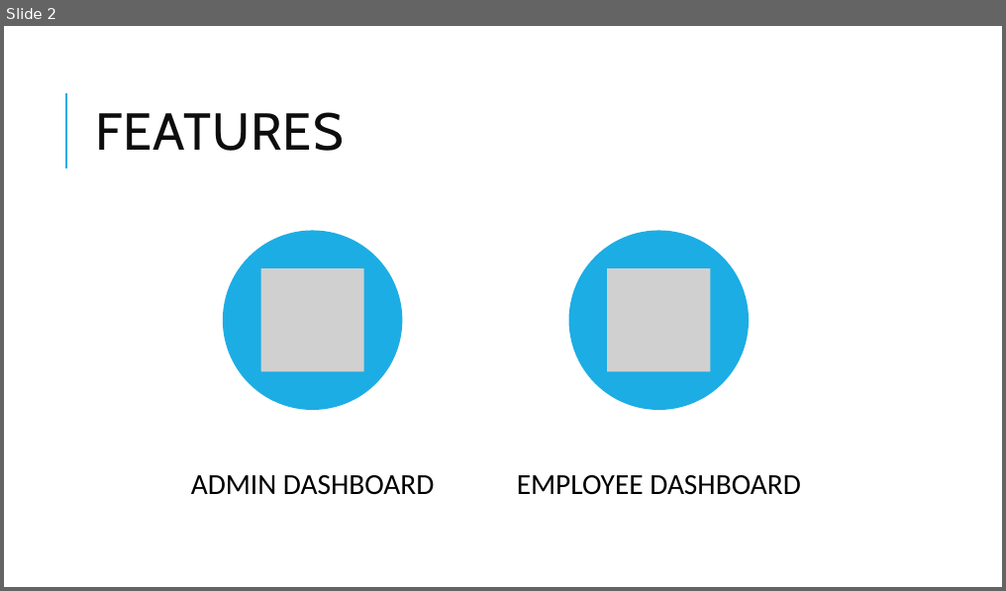
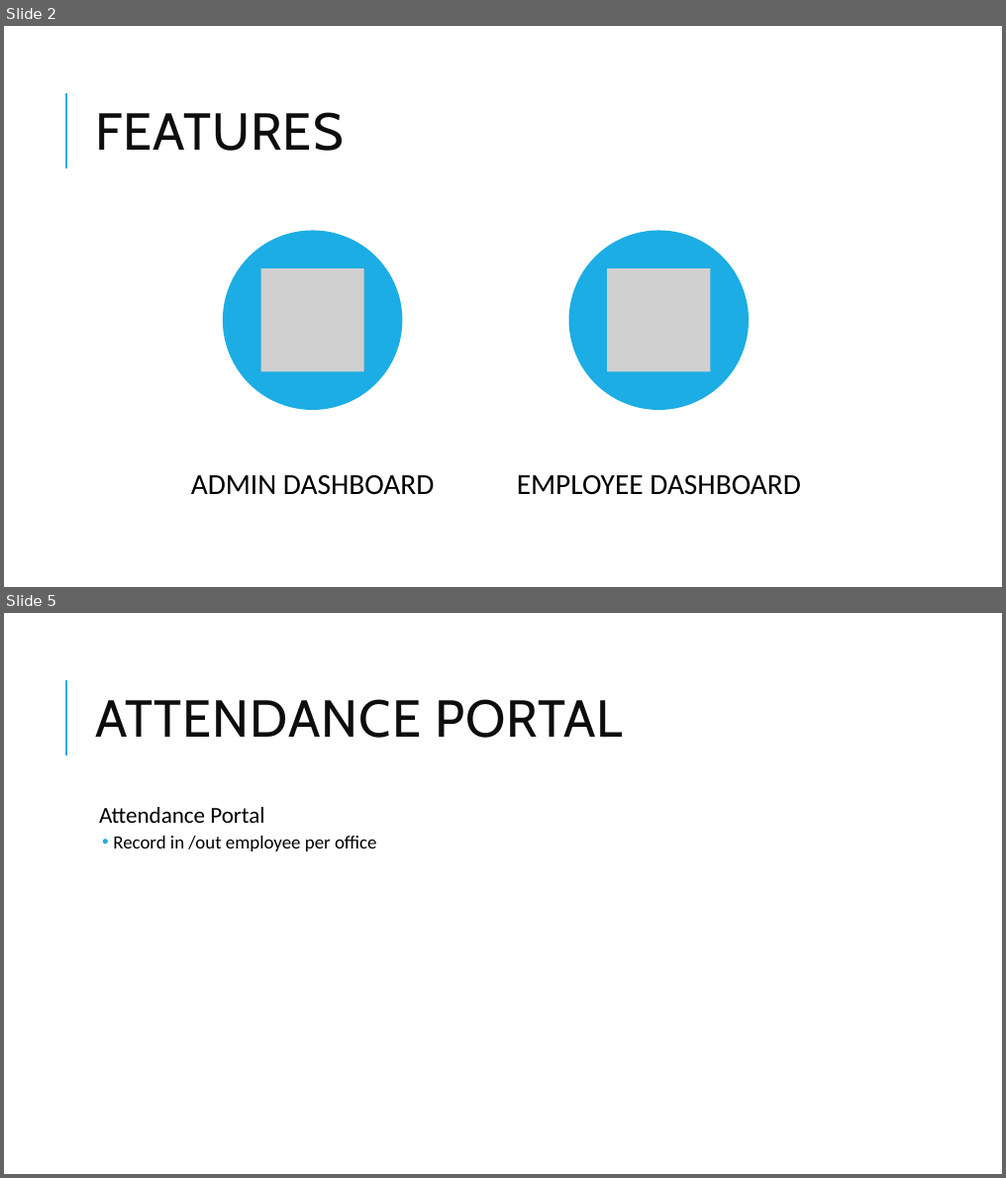
Before and after one commit to 140053/payroll-system, a slide deck: DATABASE FILE/Payroll System Concept.pptx. Shown one above the other, each under a label of ours: slide 2 before the commit, slides 2 and 5 after it; the slides between them are not shown. The pictures are 1006x591 and 1006x1178 pixels, drawn with LibreOffice and Linux fonts; fonts in the diff are those of the drawing; grey boxes stand for pictures. Boxes give left, top, right and bottom in pixels: in the first picture for what was removed or moved away, otherwise in the second. Text is boxed around its words. In the diff, an @@ line names an element or a change of style, - is before the commit and + after.

```diff
--- a/DATABASE FILE/Payroll System Concept.pptx
+++ b/DATABASE FILE/Payroll System Concept.pptx
@@ slide 5 added at (x1=4, y1=613, x2=1002, y2=1174), background #FFFFFF; not listed: 1 template element that a slide beside it also shows @@
@@ title added at (x1=95, y1=699, x2=623, y2=738), 50 pt, text #0D0D0D @@
+ATTENDANCE PORTAL
@@ text added at (x1=99, y1=807, x2=377, y2=852), 18 pt, text #000000 @@
+  Attendance Portal
+  • Record in /out employee per office
```
Also in this commit, not shown: 2 slides changed, 20 other files.
